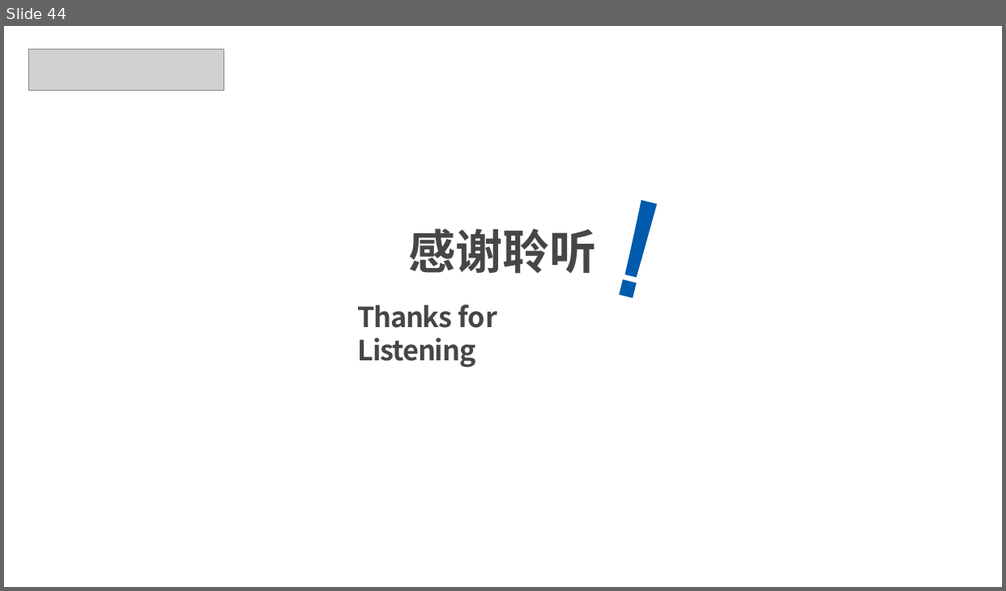
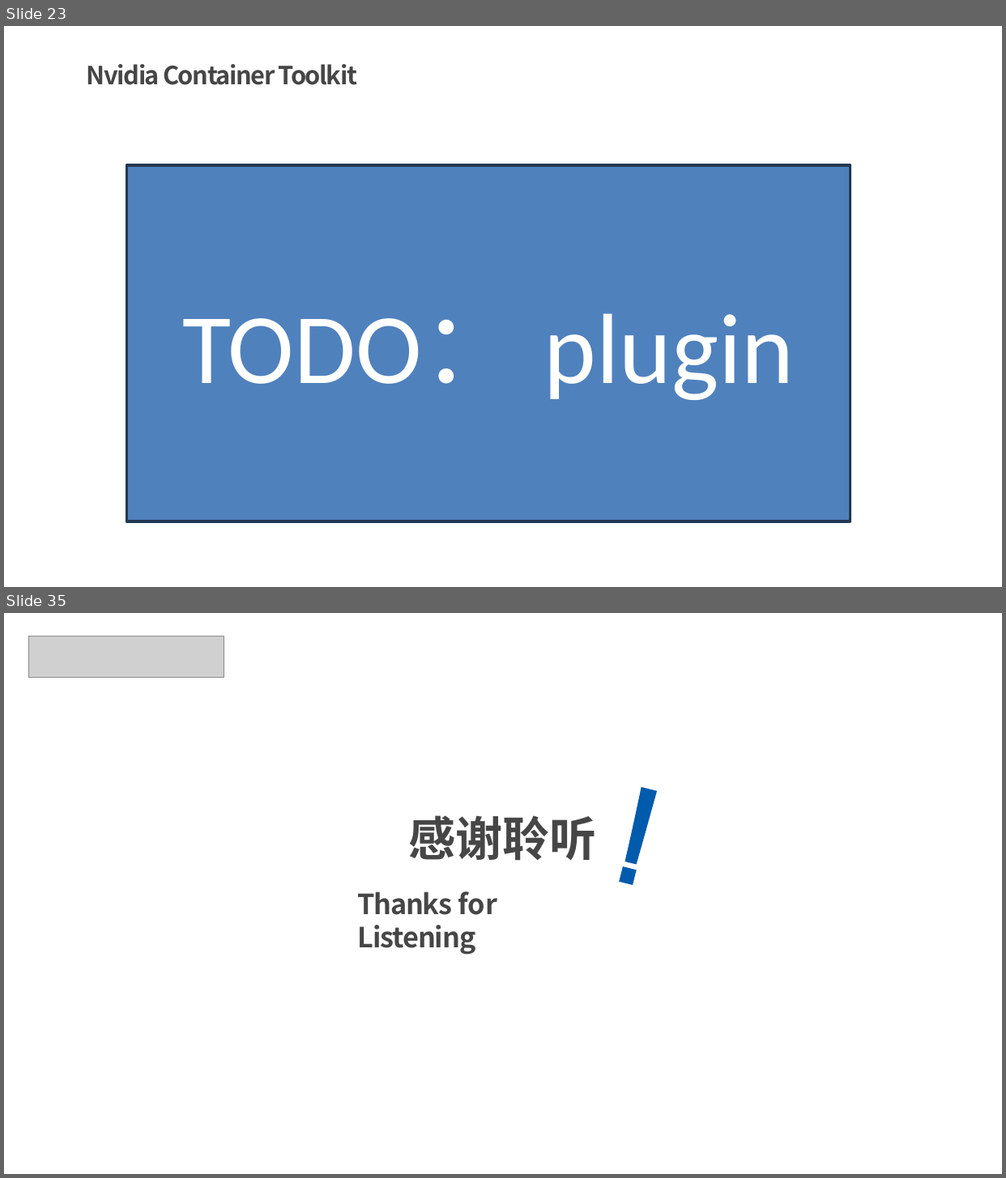
Before and after one commit to xws117/Bilibili-tutorial, a slide deck: 3-CUDA C编程及GPU基本知识.pptx. Shown one above the other, each under a label of ours: slide 44 before the commit, slides 23 and 35 after it; the slides between them are not shown. The pictures are 1006x591 and 1006x1178 pixels, drawn with LibreOffice and Linux fonts; fonts in the diff are those of the drawing; grey boxes stand for pictures; background and template pictures are left out. Boxes give left, top, right and bottom in pixels: in the first picture for what was removed or moved away, otherwise in the second. Text is boxed around its words. In the diff, an @@ line names an element or a change of style, - is before the commit and + after.

```diff
--- a/3-CUDA C编程及GPU基本知识.pptx
+++ b/3-CUDA C编程及GPU基本知识.pptx
@@ slide 23 added at <box>4,26,1002,587</box>, background #FFFFFF @@
@@ title added at <box>87,64,357,85</box>, 18 pt, text #464646, bold @@
+Nvidia Container Toolkit
@@ rectangle added at <box>127,165,850,522</box>, fill #4F81BD, outline #233953 2 pt, 72 pt, text #FFFFFF @@
+TODO： plugin
@@ what was slide 44 is now slide 35 @@
```
Also in this commit, not shown: 8 slides changed, 15 other slides added, 25 slides removed.
